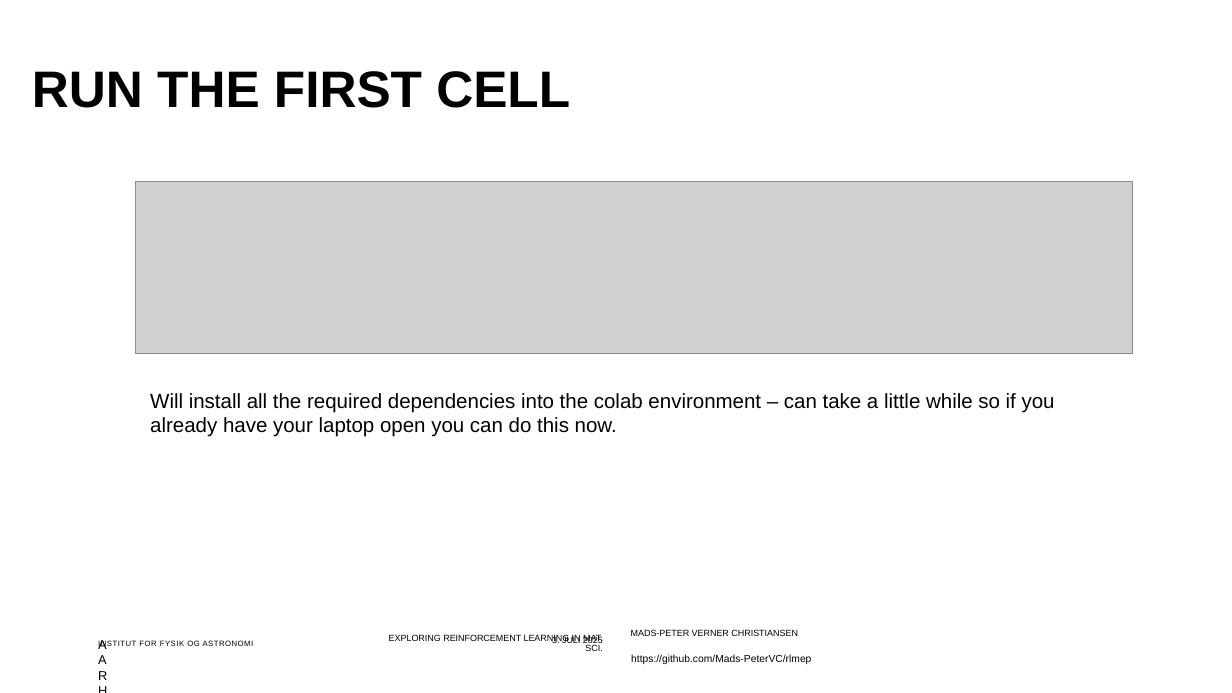
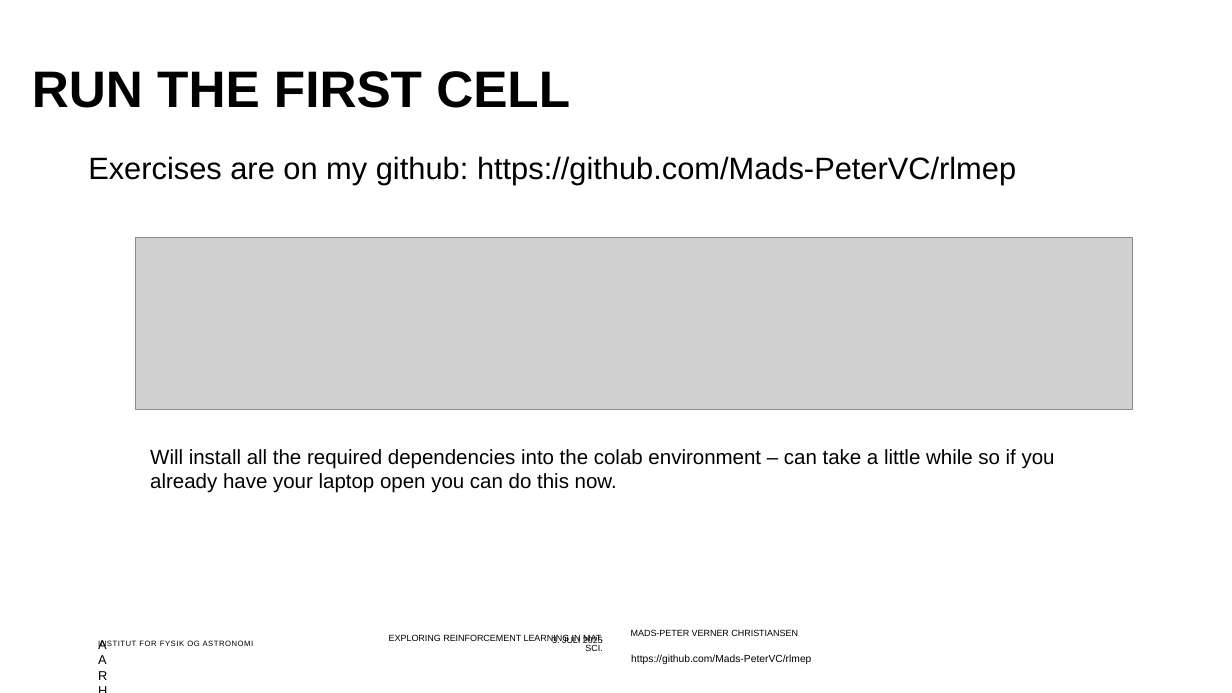
Before and after one commit to Mads-PeterVC/rlmep, a slide deck: slide 5 of slides/slides.pptx. Drawn at 1232x693 pixels with LibreOffice and Linux fonts; fonts in the diff are those of the drawing; grey boxes stand for pictures; background and template pictures are left out. Boxes give left, top, right and bottom in pixels: in the first picture for what was removed or moved away, otherwise in the second. Text is boxed around its words. In the diff, an @@ line names an element or a change of style, - is before the commit and + after.

```diff
--- a/slides/slides.pptx
+++ b/slides/slides.pptx
@@ text added at (x1=88, y1=156, x2=1016, y2=184), 24 pt, text #000000 @@
+Exercises are on my github: https://github.com/Mads-PeterVC/rlmep
@@ picture moved from (x1=136, y1=181, x2=1132, y2=353) to (x1=136, y1=238, x2=1132, y2=409) @@
@@ text "Will install all the required ..." moved from (x1=150, y1=393, x2=1055, y2=437) to (x1=150, y1=449, x2=1055, y2=493) @@
```
Also in this commit, not shown: 1 other slide changed, 1 other file.
